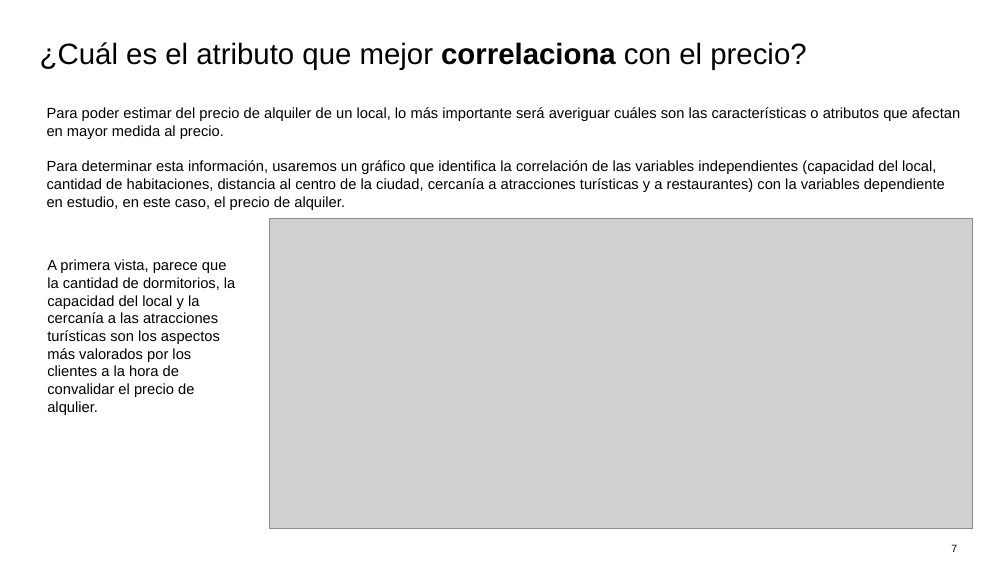
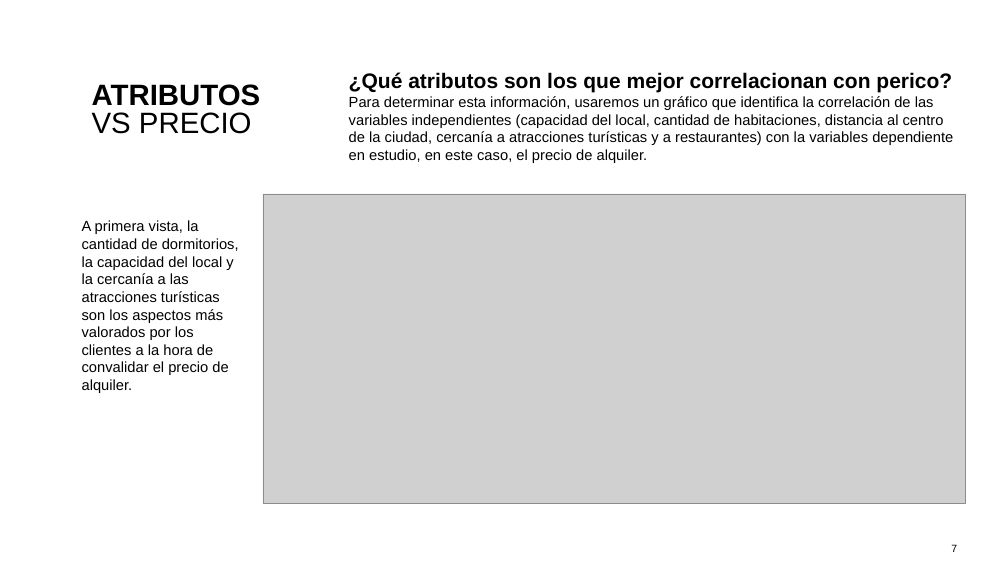
Before and after one commit to tekluis/CoderHouse, a slide deck: slide 7 of 11-PRESENTACION_TEK.pptx. Drawn at 1008x567 pixels with LibreOffice and Linux fonts; fonts in the diff are those of the drawing; grey boxes stand for pictures. Boxes give left, top, right and bottom in pixels: in the first picture for what was removed or moved away, otherwise in the second. Text is boxed around its words. In the diff, an @@ line names an element or a change of style, - is before the commit and + after.

```diff
--- a/11-PRESENTACION_TEK.pptx
+++ b/11-PRESENTACION_TEK.pptx
@@ text removed at (x1=40, y1=42, x2=806, y2=70) @@
-¿Cuál es el atributo que mejor correlaciona con el precio?
@@ text added at (x1=92, y1=84, x2=261, y2=134), 28 pt, text #000000, bold @@
+ATRIBUTOS
+VS PRECIO
@@ text "¿Qué atributos son los que ..." moved from (x1=47, y1=107, x2=960, y2=210) to (x1=349, y1=72, x2=953, y2=163) @@
@@ text at (x1=349, y1=72, x2=952, y2=92): text changed; size 14 to 20 pt; bold on @@
-Para poder estimar del precio de alquiler de un local, lo más importante será averiguar cuáles son las características o atributos que afectan en mayor medida al precio.
+¿Qué atributos son los que mejor correlacionan con perico?
@@ picture moved from (x1=270, y1=219, x2=972, y2=529) to (x1=263, y1=194, x2=966, y2=504) @@
@@ text at (x1=82, y1=220, x2=239, y2=393): text changed @@
-A primera vista, parece que la cantidad de dormitorios, la capacidad del local y la cercanía a las atracciones turísticas son los aspectos más valorados por los clientes a la hora de convalidar el precio de alqulier.
+A primera vista, la cantidad de dormitorios, la capacidad del local y la cercanía a las atracciones turísticas son los aspectos más valorados por los clientes a la hora de convalidar el precio de alquiler.
```
Also in this commit, not shown: 7 other slides changed, 2 slides added, 1 slide removed, 1 other file.
